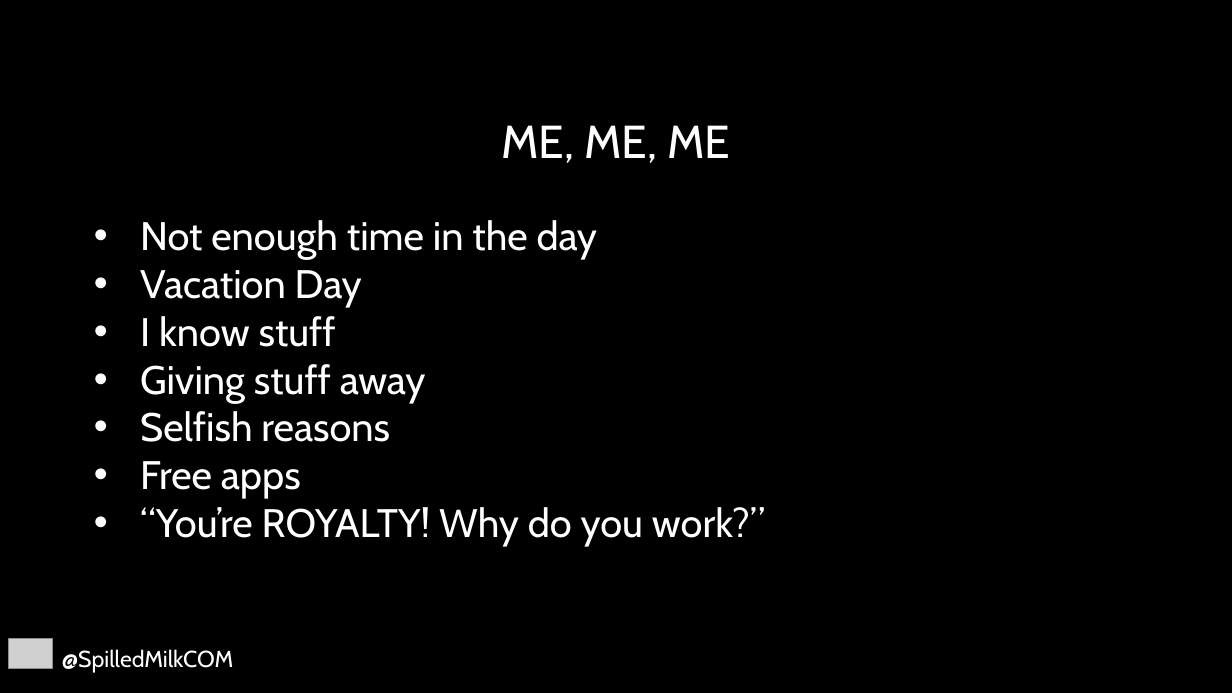
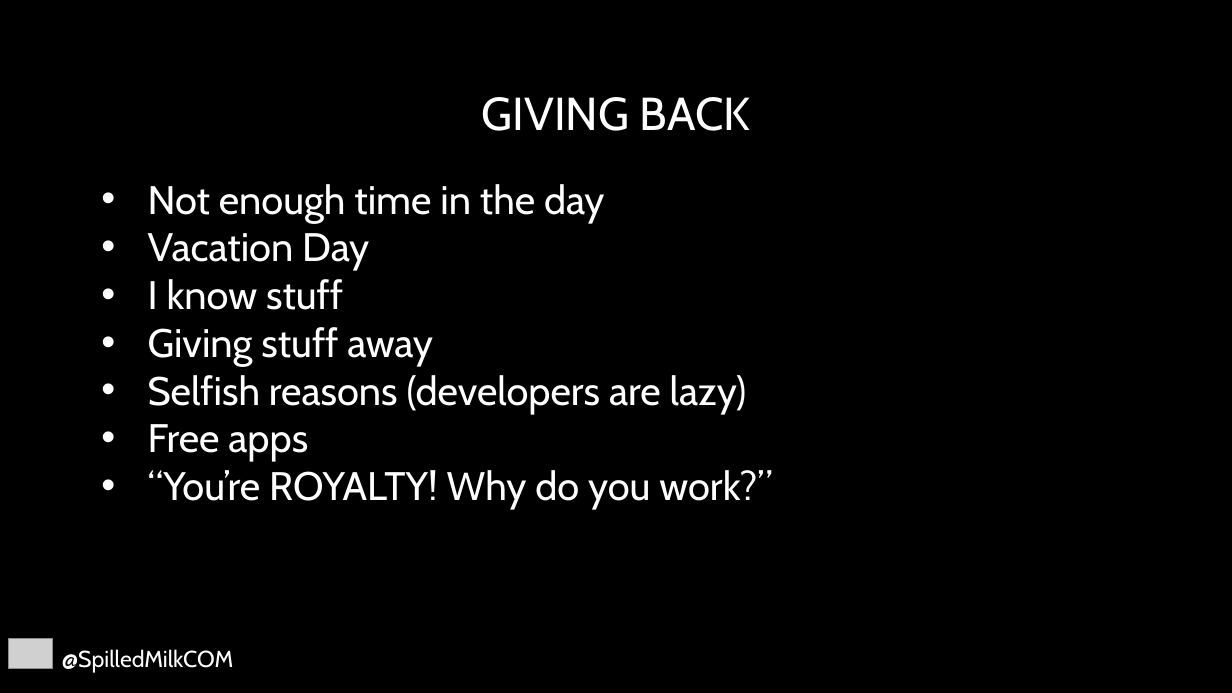
Before and after one commit to SpilledMilkCOM/DenDevDayUWP, a slide deck: slide 9 of Giving Back.pptx. Drawn at 1232x693 pixels with LibreOffice and Linux fonts; fonts in the diff are those of the drawing; grey boxes stand for pictures; background and template pictures are left out. Boxes give left, top, right and bottom in pixels: in the first picture for what was removed or moved away, otherwise in the second. Text is boxed around its words. In the diff, an @@ line names an element or a change of style, - is before the commit and + after.

```diff
--- a/Giving Back.pptx
+++ b/Giving Back.pptx
@@ title at box(481, 97, 751, 131): text changed @@
-ME, ME, ME
+GIVING BACK
@@ text "Not enough time in the ...": place and size @@
-text "Not enough time in the ..." at box(140, 220, 765, 546)
+text "Not enough time in the ..." at box(148, 184, 772, 509)
@@ text at box(148, 375, 747, 414): text changed @@
-• Selfish reasons
+• Selfish reasons (developers are lazy)
```
Also in this commit, not shown: 7 other slides changed, 1 slide added.
